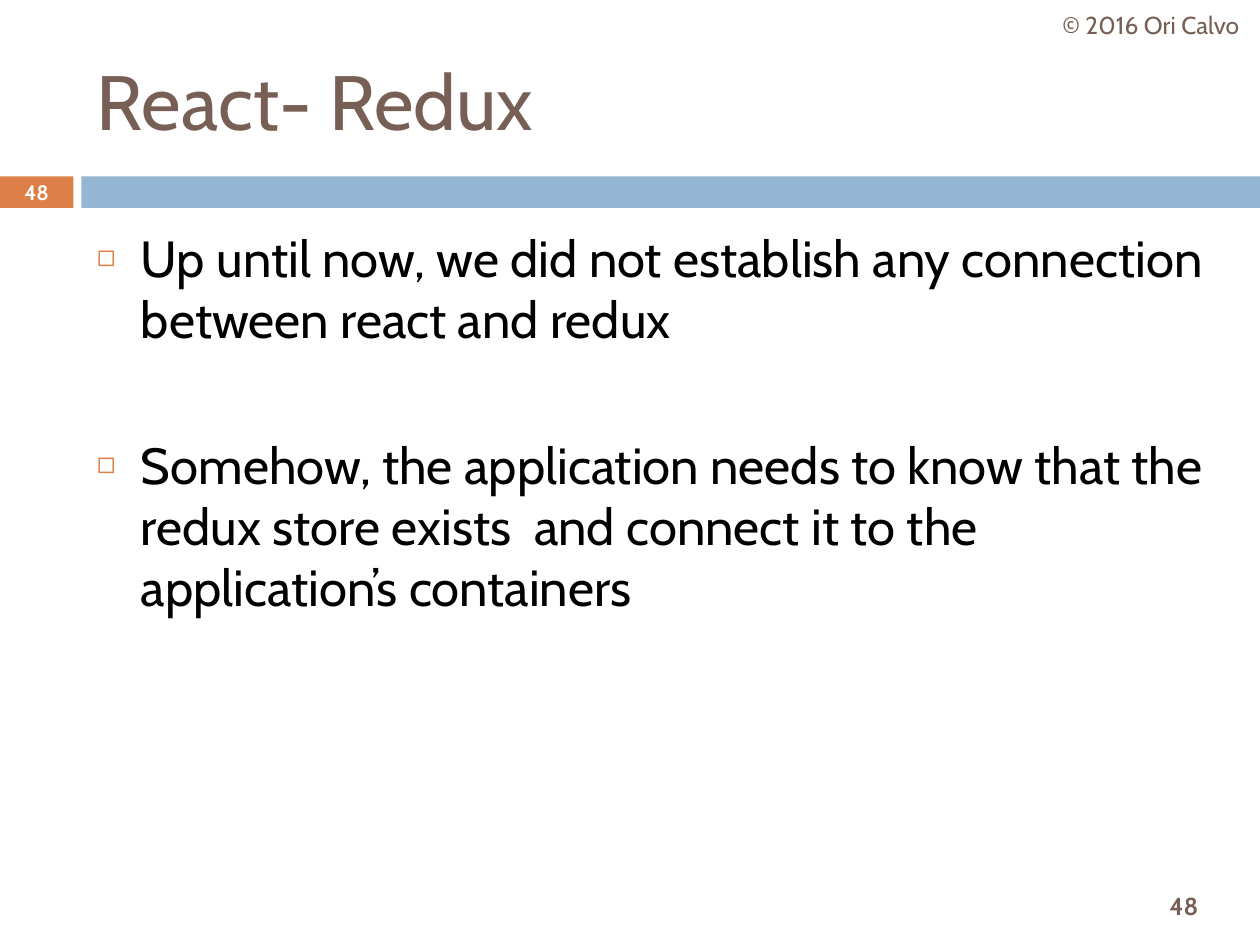
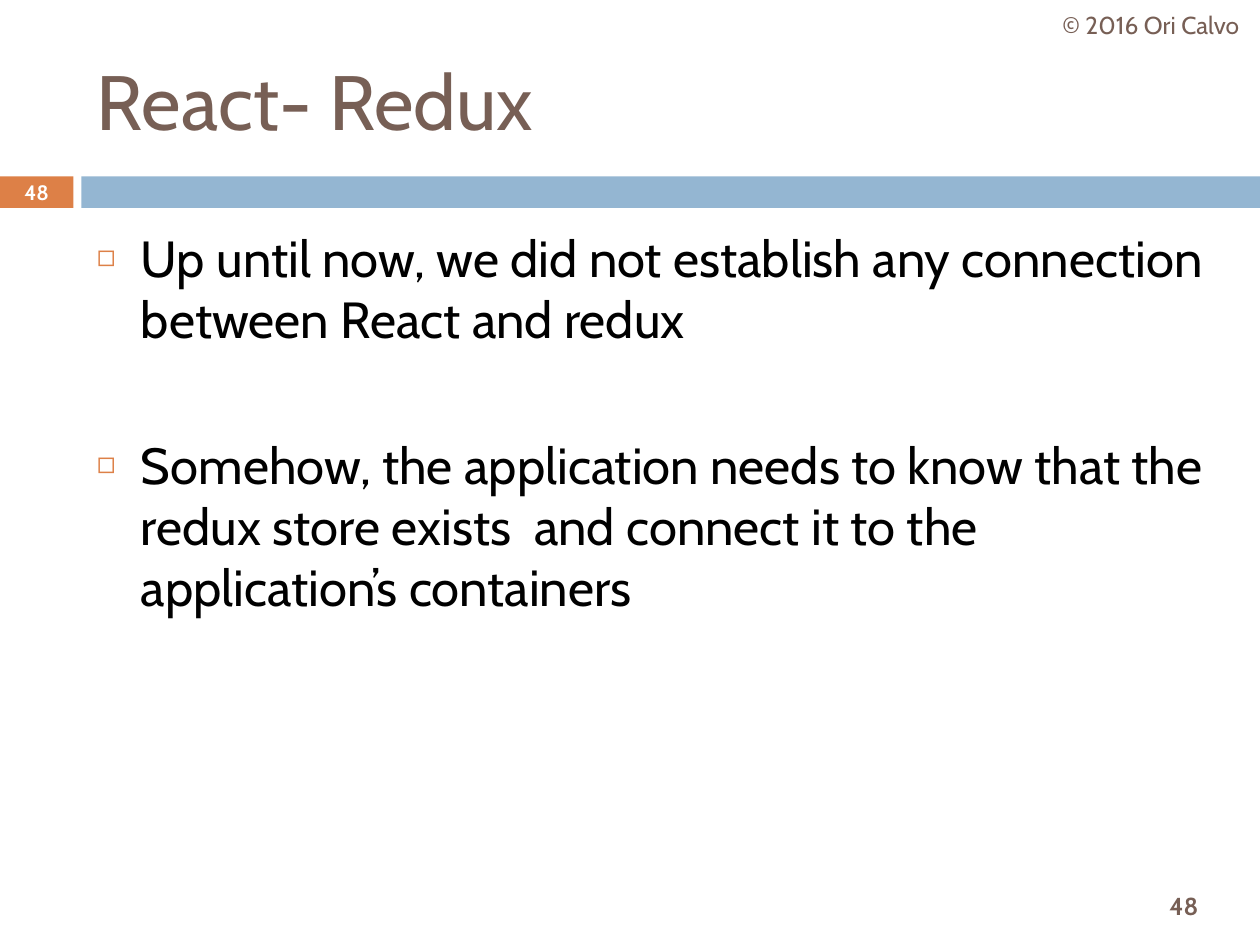
Before and after one commit to oricalvo/course-redux, a slide deck: slide 48 of Redux.pptx. Drawn at 1260x945 pixels with LibreOffice and Linux fonts; fonts in the diff are those of the drawing. Boxes give left, top, right and bottom in pixels: in the first picture for what was removed or moved away, otherwise in the second. Text is boxed around its words. In the diff, an @@ line names an element or a change of style, - is before the commit and + after.

```diff
--- a/Redux.pptx
+++ b/Redux.pptx
@@ text at [141,239,1203,339]: text changed @@
-◻ Up until now, we did not establish any connection between react and redux
+◻ Up until now, we did not establish any connection between React and redux
```
Also in this commit, not shown: 8 other slides changed, 16 slides added.
